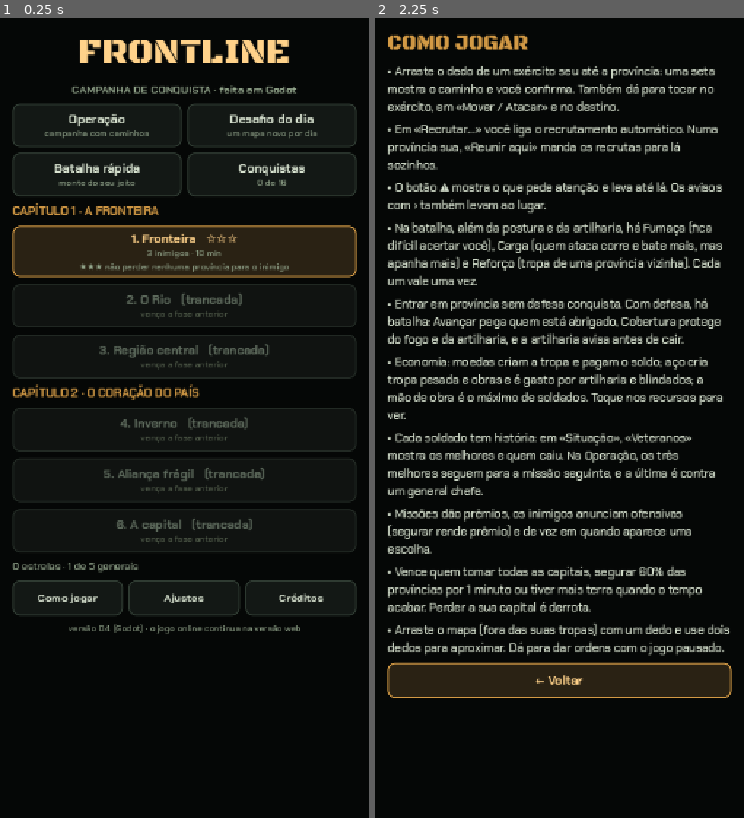
Above: before the commit, frames 1-2 (left to right).
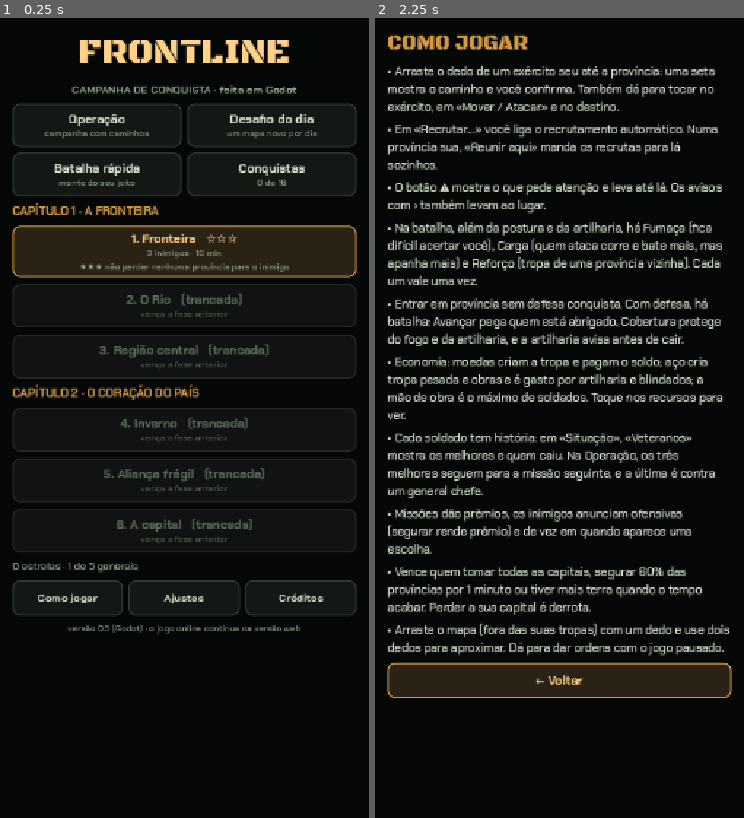
Above: after the commit, the same moments.

Repository: Douglas269/Front-Line
Game: Godot game, scene res://principal.tscn
The game is run twice, just before and just after one commit, with the same random seed, the same clock (stepped at 60 frames per second) and the same inputs.
Inputs (mouse positions are in pixels of both pictures, inside the frame that each line leads up to):
- Up to frame 1 (0.25 s): no input
- Up to frame 2 (2.25 s): click "Como jogar" at 0.5 s; click (559, 682) at 1.25 s; click "Como jogar" at 2 s

The runs differ from the first frame. In frame 1, 0.2% of the frame differs, in the area x 18-82%, y 75-77%; in frame 2, nothing differs.

Commit message:
Godot no computador: layout para tela grande
Co-Authored-By: Claude Sonnet 5.5 <noreply@anthropic.com>

Diff:
--- a/godot/tela/batalha_cena.gd
+++ b/godot/tela/batalha_cena.gd
@@ -200,8 +200,9 @@
 	fundo.color = Estilo.FUNDO
 	fundo.set_anchors_preset(Control.PRESET_FULL_RECT)
 	add_child(fundo)
-	largura = size.x
-	altura = maxf(380.0, size.y * 0.56)
+	var ao_lado: bool = tela.deitado
+	largura = size.x - tela.PAINEL_LADO if ao_lado else size.x
+	altura = size.y if ao_lado else maxf(380.0, size.y * 0.56)
 	chao = altura * 0.36
 	trincheira_x = largura * 0.7
 	recorte.clip_contents = true
@@ -266,13 +267,13 @@
 	_clarao.size = Vector2(largura, altura)
 	_clarao.mouse_filter = Control.MOUSE_FILTER_IGNORE
 	recorte.add_child(_clarao)
-	_painel.position = Vector2(0, altura)
-	_painel.size = Vector2(largura, size.y - altura)
+	_painel.position = Vector2(largura, 0) if ao_lado else Vector2(0, altura)
+	_painel.size = Vector2(tela.PAINEL_LADO, size.y) if ao_lado else Vector2(largura, size.y - altura)
 	add_child(_painel)
 	var linha := ColorRect.new()
 	linha.color = Color(Estilo.AMBAR, 0.6)
-	linha.position = Vector2(0, altura)
-	linha.size = Vector2(largura, 2)
+	linha.position = Vector2(largura, 0) if ao_lado else Vector2(0, altura)
+	linha.size = Vector2(2, size.y) if ao_lado else Vector2(largura, 2)
 	add_child(linha)
 	var nome := Estilo.contornar(Estilo.rotulo("BATALHA DE %s" % b.alvo.nome.to_upper(), 24, Color("ffdb94"), "marca", true))
 	nome.position = Vector2(0, 8)
@@ -947,7 +948,7 @@
 			c.draw_line(Vector2(x0 + 12 + k * 18.0, y - 31), Vector2(x0 + 12 + k * 18.0, y - 23), pedra.lightened(0.12), 2.0)
 	elif amb["lugar"] == "ruinas":
 		var parede := Color(0.2, 0.175, 0.17)
-		for i in 9:
+		for i in int(largura / 62.0) + 1:
 			var x := 4.0 + i * 62.0 + sin(i * 4.1) * 14.0
 			var h := 30.0 + fmod(i * 37.0, 52.0)
 			var lg := 30.0 + fmod(i * 13.0, 20.0)
@@ -959,7 +960,7 @@
 			for andar in int(h / 22.0):
 				var quente: bool = (i + andar) % 5 == 0
 				c.draw_rect(Rect2(x + 7, chao - 14 - andar * 20.0, 7, 10), Color(1.0, 0.55, 0.18, 0.85) if quente else Color(0.07, 0.06, 0.06))
-		for i in 34: # entulho
+		for i in int(largura / 16.0): # entulho
 			var q := Vector2(fmod(i * 53.0, largura), chao + 2.0 + fmod(i * 11.0, 12.0))
 			c.draw_colored_polygon(PackedVector2Array([q, q + Vector2(5 + i % 4, -5 - i % 5), q + Vector2(13 + i % 6, 0)]), Color(0.25, 0.21, 0.19))
 
@@ -991,14 +992,14 @@
 		c.draw_colored_polygon(pts, m[1])
 		c.draw_polyline(pts, m[1], 1.2, true)
 	if (tipo == "cidade" or tipo == "capital") and amb["lugar"] != "ruinas":
-		for i in 11:
+		for i in int(largura / 50.0) + 1:
 			var x := 8.0 + i * 50.0 + sin(i * 3.0) * 12.0
 			var h := 22.0 + fmod(i * 29.0, 34.0)
 			c.draw_rect(Rect2(x, chao - h, 34, h + 4), Color(0.17, 0.15, 0.15))
 			c.draw_colored_polygon(PackedVector2Array([Vector2(x - 2, chao - h), Vector2(x + 17, chao - h - 14 - (i % 3) * 4), Vector2(x + 36, chao - h)]), Color(0.21, 0.15, 0.13))
 			if i % 2 == 0:
 				c.draw_rect(Rect2(x + 8, chao - h + 8, 6, 7), Color(0.95, 0.7, 0.3, 0.7))
-	var arvores := 26 if tipo == "floresta" else 7
+	var arvores := int((26 if tipo == "floresta" else 7) * maxf(1.0, largura / 540.0))
 	for i in arvores:
 		var x := fmod(26.0 + i * 78.0 + sin(i * 5.0) * 20.0, largura)
 		if tipo == "floresta":
--- a/godot/tela/mapa_vista.gd
+++ b/godot/tela/mapa_vista.gd
@@ -117,7 +117,7 @@
 func centralizar(p: Vector2, aproximar := true) -> void:
 	cam = p
 	if aproximar:
-		z = clampf(size.x / 330.0, zoom_min(), 1.8)
+		z = clampf(minf(size.x, size.y * 1.25) / 330.0, zoom_min(), 1.8)
 	limitar()
 
 ## leva a câmera com suavidade até o ponto; qualquer toque interrompe
--- a/godot/tela/principal.gd
+++ b/godot/tela/principal.gd
@@ -3,7 +3,7 @@
 
 const CONFIG := "user://config.json"
 const PARTIDA := "user://partida.json"
-const VERSAO := "0.4"
+const VERSAO := "0.5"
 
 var campanha: CampanhaC
 var jogo: JogoC
@@ -21,7 +21,17 @@
 var ver_detalhes := false
 
 var _base := VBoxContainer.new()
-var _topo := VBoxContainer.new()
+var _topo := BoxContainer.new()
+var _corpo := BoxContainer.new()   # mapa e painel: um sobre o outro no celular, lado a lado no computador
+var _linha := ColorRect.new()
+var _l2: HBoxContainer
+## computador (ou tablet deitado): outra disposição e outra escala
+var deitado := false
+const PROJETO_EM_PE := Vector2i(540, 1170)
+const PROJETO_DEITADO := Vector2i(1200, 720)
+const PAINEL_LADO := 440.0         # largura do painel quando fica à direita
+const COLUNA_TELA := 680.0         # largura máxima dos menus e cartões
+var _margem_tela: MarginContainer
 var _l_fase: Label
 var _l_relogio: Label
 var _b_pausa: Button
@@ -81,6 +91,8 @@
 	add_child(fundo)
 	_montar_jogo()
 	_montar_dica()
+	get_window().size_changed.connect(_ajustar_formato)
+	_ajustar_formato()
 	_tela.set_anchors_preset(Control.PRESET_FULL_RECT)
 	_tela.visible = false
 	add_child(_tela)
@@ -122,22 +134,25 @@
 	_faixa_texto.max_lines_visible = 2
 	_faixa.add_child(_faixa_texto)
 	_base.add_child(_faixa)
+	_corpo.vertical = true
+	_corpo.size_flags_vertical = Control.SIZE_EXPAND_FILL
+	_corpo.add_theme_constant_override("separation", 0)
+	_base.add_child(_corpo)
 	_area_mapa.size_flags_vertical = Control.SIZE_EXPAND_FILL
 	_area_mapa.size_flags_stretch_ratio = 1.2
 	_area_mapa.clip_contents = true
-	_base.add_child(_area_mapa)
+	_corpo.add_child(_area_mapa)
 	mapa.set_anchors_preset(Control.PRESET_FULL_RECT)
 	_area_mapa.add_child(mapa)
 	mapa.tocou_exercito.connect(func(id): selecionar({"tipo": "ex", "id": id}))
 	mapa.tocou_provincia.connect(_tocou_provincia)
 	mapa.arrastou_ordem.connect(_arrastou_ordem)
-	var linha := ColorRect.new()
-	linha.color = Estilo.BORDA
-	linha.custom_minimum_size = Vector2(0, 2)
-	_base.add_child(linha)
+	_linha.color = Estilo.BORDA
+	_linha.custom_minimum_size = Vector2(0, 2)
+	_corpo.add_child(_linha)
 	_painel.size_flags_vertical = Control.SIZE_EXPAND_FILL
 	_painel.size_flags_stretch_ratio = 1.0
-	_base.add_child(_painel)
+	_corpo.add_child(_painel)
 	_montar_sobre_o_mapa()
 
 func _montar_topo() -> void:
@@ -148,8 +163,10 @@
 	margem.add_theme_constant_override("margin_bottom", 4)
 	margem.add_child(_topo)
 	_base.add_child(margem)
+	_topo.vertical = true
 	_topo.add_theme_constant_override("separation", 6)
 	var l1 := HBoxContainer.new()
+	l1.size_flags_horizontal = Control.SIZE_EXPAND_FILL
 	l1.add_theme_constant_override("separation", 6)
 	_topo.add_child(l1)
 	l1.add_child(Estilo.botao_simples("Menu", func(): voltar_ao_menu(), 17, true))
@@ -168,6 +185,7 @@
 	l1.add_child(_l_relogio)
 	var l2 := HBoxContainer.new()
 	l2.add_theme_constant_override("separation", 4)
+	_l2 = l2
 	_topo.add_child(l2)
 	for r in [["comida", "bread", "d9a35a"], ["mun", "bullets", "c8d0c4"], ["moedas", "two-coins", "e6c35a"], ["aco", "cog", "9fb3c8"], ["comb", "jerrycan", "e08a3c"], ["mo", "brodie-helmet", "8fad88"], ["prov", "flying-flag", "ffd28a"]]:
 		var b := Button.new()
@@ -302,9 +320,54 @@
 	_pausa_grande.pressed.connect(func(): pausar(false))
 	_area_mapa.add_child(_pausa_grande)
 
+## deitado só em tela grande: um celular virado de lado continua com o desenho de celular
+func _tela_deitada() -> bool:
+	var janela := Vector2(DisplayServer.window_get_size())
+	var escala := maxf(1.0, DisplayServer.screen_get_scale()) if OS.has_feature("web") else 1.0
+	return janela.x > janela.y * 1.1 and janela.y / escala >= 500.0
+
+func _ajustar_formato() -> void:
+	var agora := _tela_deitada()
+	var mudou := agora != deitado
+	deitado = agora
+	get_window().content_scale_size = PROJETO_DEITADO if deitado else PROJETO_EM_PE
+	if mudou:
+		_corpo.vertical = not deitado
+		_topo.vertical = not deitado
+		_l2.custom_minimum_size.x = 560.0 if deitado else 0.0
+		_painel.size_flags_horizontal = Control.SIZE_FILL
+		_painel.size_flags_vertical = Control.SIZE_EXPAND_FILL
+		_painel.custom_minimum_size.x = PAINEL_LADO if deitado else 0.0
+		_area_mapa.size_flags_horizontal = Control.SIZE_EXPAND_FILL if deitado else Control.SIZE_FILL
+		_linha.custom_minimum_size = Vector2(2, 0) if deitado else Vector2(0, 2)
+	_depois_de_ajustar.call_deferred(mudou)
+
+## já com os tamanhos novos: centraliza os menus e refaz a batalha aberta
+func _depois_de_ajustar(mudou: bool) -> void:
+	await get_tree().process_frame
+	_margens_da_tela()
+	if _cena and _cena.b and not _cena.b.terminou:
+		var b: BatalhaC = _cena.b
+		_fechar_batalha()
+		abrir_batalha_animada(b)
+	elif _cena and mudou:
+		_fechar_batalha()
+	if mudou and jogo and not _tela.visible:
+		mapa.centralizar(jogo.prov[jogo.capital_jogador].pos)
+
+## os menus ficam numa coluna no meio, em vez de esticados de ponta a ponta
+func _margens_da_tela() -> void:
+	if _margem_tela == null or not is_instance_valid(_margem_tela):
+		return
+	var lado := int(maxf(18.0, (get_viewport_rect().size.x - COLUNA_TELA) / 2.0))
+	_margem_tela.add_theme_constant_override("margin_left", lado)
+	_margem_tela.add_theme_constant_override("margin_right", lado)
+
 ## cartões ocupam a largura do mapa e só a altura que o texto pede
 func _ajustar_cartao(c: Control) -> void:
-	c.size = Vector2(_area_mapa.size.x - 20.0, 0.0)
+	var larg := minf(_area_mapa.size.x - 20.0, COLUNA_TELA)
+	c.size = Vector2(larg, 0.0)
+	c.position.x = (_area_mapa.size.x - larg) / 2.0
 	if c == _guia: # embaixo, para não tampar as províncias de cima
 		c.position.y = _area_mapa.size.y - c.size.y - 8.0
 
@@ -774,7 +837,7 @@
 # ------------------------------------------------------------ tutorial da fase 1
 const GUIA := [
 	["Você é o verde. Vamos aprender jogando. O jogo fica pausado enquanto você aprende.", "Vamos lá"],
-	["Estes bonecos verdes na capital ★ são o seu exército. Encoste o dedo neles, ARRASTE até uma província cinza vizinha e solte.", ""],
+	["Estes bonecos verdes na capital ★ são o seu exército. Segure neles com o dedo (ou o botão do mouse), ARRASTE até uma província cinza vizinha e solte.", ""],
 	["O painel mostra a previsão da batalha. Escolha quantos soldados vão e toque em «Confirmar». Nada sai sem você confirmar.", ""],
 	["A tropa marcha sozinha. Embaixo do topo aparecem as missões, que dão prêmios. Para mover o mapa, arraste fora das suas tropas. Boa sorte!", "Começar"]
 ]
@@ -808,7 +871,7 @@
 	v.add_theme_constant_override("separation", 10)
 	v.add_child(Estilo.rotulo(DICAS[id][0], 21, Estilo.AMBAR_CLARO, "titulo", true))
 	var corpo := Estilo.rotulo(DICAS[id][1], 18, Estilo.TEXTO, "normal", false, true)
-	corpo.custom_minimum_size.x = size.x - 56.0
+	corpo.custom_minimum_size.x = minf(size.x - 24.0, COLUNA_TELA) - 32.0
 	v.add_child(corpo)
 	var ok := Estilo.botao_simples("Entendi", func(): fechar_dica(), 19, true)
 	ok.custom_minimum_size = Vector2(0, 54)
@@ -822,8 +885,9 @@
 func _colocar_dica() -> void:
 	if _dica_id == "":
 		return
-	_dica.size = Vector2(size.x - 24.0, 0.0)
-	_dica.position = Vector2(12.0, maxf(100.0, (size.y - _dica.size.y) * 0.42))
+	var larg := minf(size.x - 24.0, COLUNA_TELA)
+	_dica.size = Vector2(larg, 0.0)
+	_dica.position = Vector2((size.x - larg) / 2.0, maxf(100.0, (size.y - _dica.size.y) * 0.42))
 
 func fechar_dica() -> void:
 	if _dica_id == "":
@@ -905,6 +969,8 @@
 	for k in ["margin_left", "margin_right", "margin_top", "margin_bottom"]:
 		m.add_theme_constant_override(k, 18)
 	rolagem.add_child(m)
+	_margem_tela = m
+	_margens_da_tela()
 	var v := VBoxContainer.new()
 	v.add_theme_constant_override("separation", 10)
 	v.mouse_filter = Control.MOUSE_FILTER_PASS
Not shown, changed: conquista-godot/index.pck
